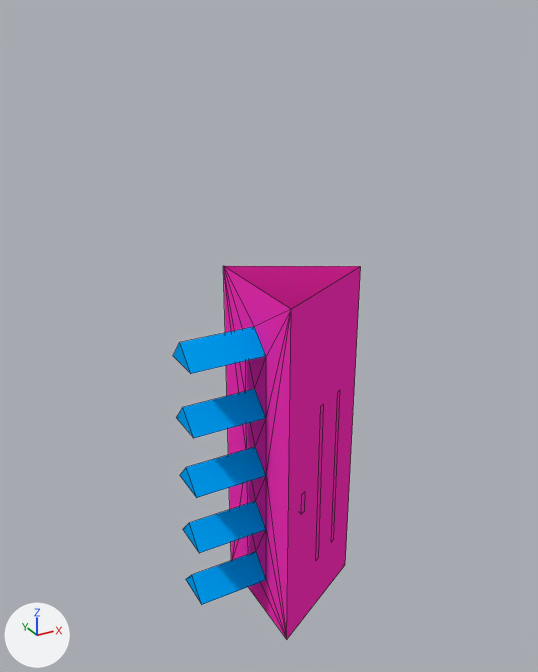
What one commit did to the Blender file assets/city4.blend.
Camera for both pictures: a 50 mm camera at (-102.0, -227.0, 222.0) aimed at (25.0, 4.0, 107.0). Lighting does not change. The marker at lower left points along +X, +Y and +Z. Mesh edges are drawn as thin lines.

The scene before the commit, as lines of its bpy script (objects in view):
```python
me_city4 = bpy.data.meshes.new('city4')
me_city4.from_pydata(...)  # 114 vertices, 103 faces; spans x -12.7..64.3, y -26.2..26.3, z -19.4..129.8
# faces by material slot: [54, 49]
me_city4.materials.append(mat_material)  # blue #00a8ff
me_city4.materials.append(mat_material_001)  # pink #ff32bc
ob_city4 = bpy.data.objects.new('city4', me_city4)
ob_city4.location = (0.0, 0.0, 0.0)
```
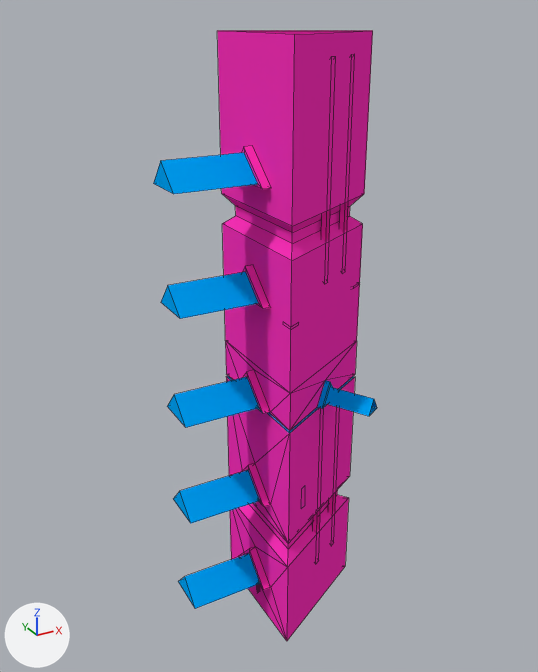
Pixel boxes [x1, y1, x2, y2] of what changed, in the pictures (538 x 672 px; the box of a moved part takes in the faces that stretch with it):
'city4', reshaped (19% wider, 64% taller): before [173, 266, 361, 639]; after [153, 30, 377, 641]
part 1 of me_city4, rebuilt (12% wider, 64% taller): before [173, 266, 361, 639]; after [167, 30, 377, 641]
part 2 of me_city4, added (blue): after [153, 54, 355, 319]
part 3 of me_city4, moved or reshaped: before [316, 405, 340, 558]; after [313, 408, 340, 564]

Diff of the bpy script that builds the scene:
```diff
--- a/assets/city4.blend.py
+++ b/assets/city4.blend.py
@@ me_city4 @@
 # used by ob_city4; location = (0.0, 0.0, 0.0)
-me_city4.from_pydata(...)  # 114 vertices, 103 faces; spans x -12.7..64.3, y -26.2..26.3, z -19.4..129.8
+me_city4.from_pydata(...)  # 473 vertices, 450 faces, 6 loose edges; spans x -15.9..64.3, y -32.9..33.0, z -20.4..215.3
+# me_city4 part 1: the loose piece of 48 vertices spanning x -12.7..64.3, y -26.2..26.3, z -19.4..129.8 is rebuilt with 293 vertices and now spans x -15.9..64.3, y -32.9..33.0, z -20.4..215.3
+# me_city4 part 2: 56 vertices added at x -15.9..52.4, y -14.7..14.7, z 125.6..208.4
+# me_city4 part 3: 16 vertices removed from x 37.0..52.4, y -14.7..14.7, z 6.4..81.4; 16 vertices added at x 37.0..52.4, y -14.7..14.7, z 4.4..78.4
 me_city4.materials.append(mat_material)
```
